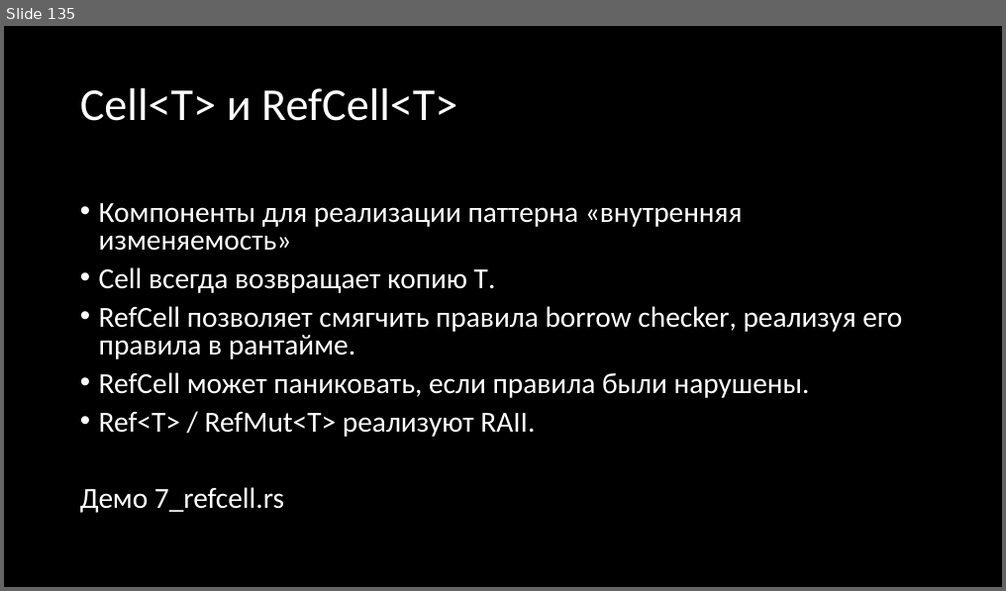
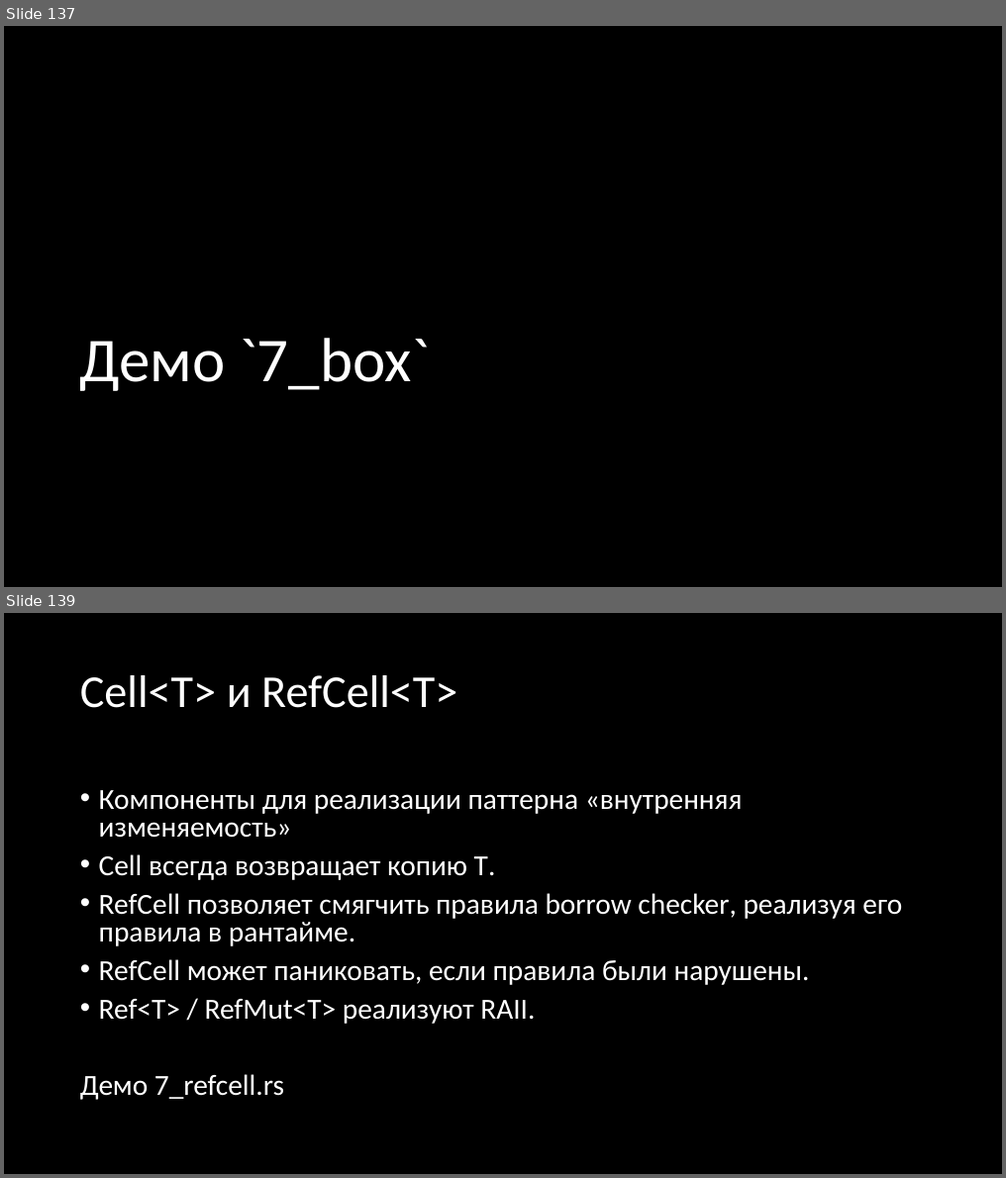
Before and after one commit to Gordon01/learn-rust, a slide deck: keynotes/Rust 2024.pptx. Shown one above the other, each under a label of ours: slide 135 before the commit, slides 137 and 139 after it; the slides between them are not shown. The pictures are 1006x591 and 1006x1178 pixels, drawn with LibreOffice and Linux fonts; fonts in the diff are those of the drawing. Boxes give left, top, right and bottom in pixels: in the first picture for what was removed or moved away, otherwise in the second. Text is boxed around its words. In the diff, an @@ line names an element or a change of style, - is before the commit and + after.

```diff
--- a/keynotes/Rust 2024.pptx
+++ b/keynotes/Rust 2024.pptx
@@ slide 137 added at (x1=4, y1=26, x2=1002, y2=587), background #000000 @@
@@ title added at (x1=79, y1=338, x2=429, y2=391), 60 pt, text #FFFFFF @@
+Демо `7_box`
@@ what was slide 135 is now slide 139 @@
```
Also in this commit, not shown: 4 slides changed, 16 other slides added, 2 slides removed, 1 other file.
